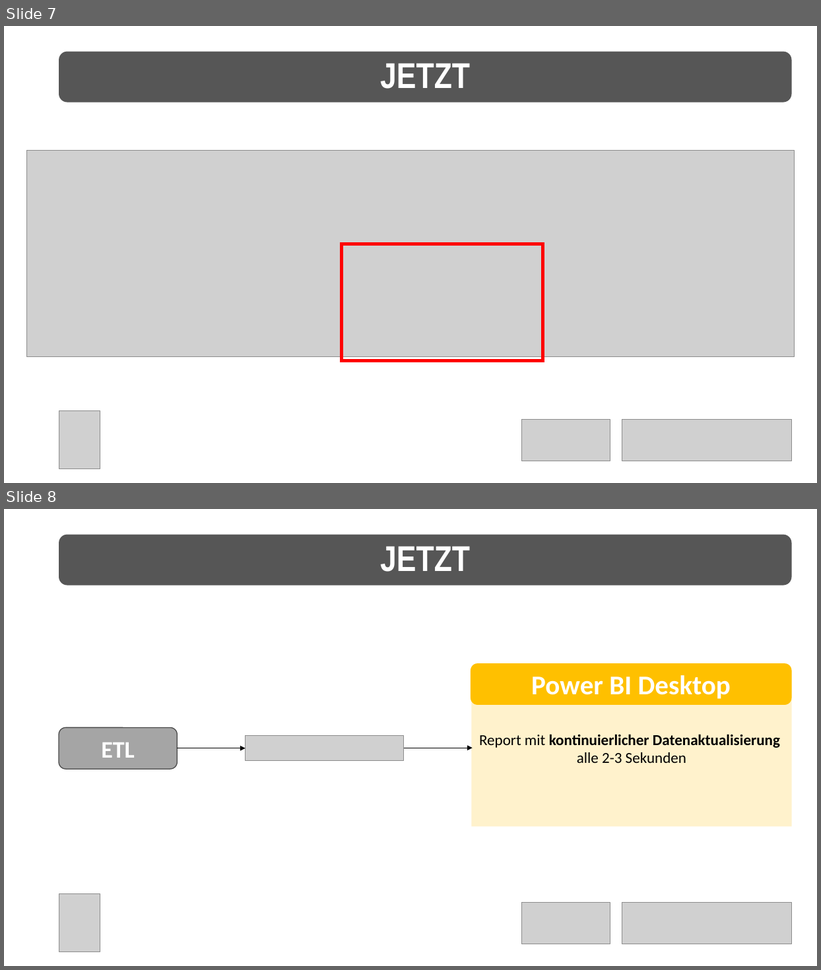
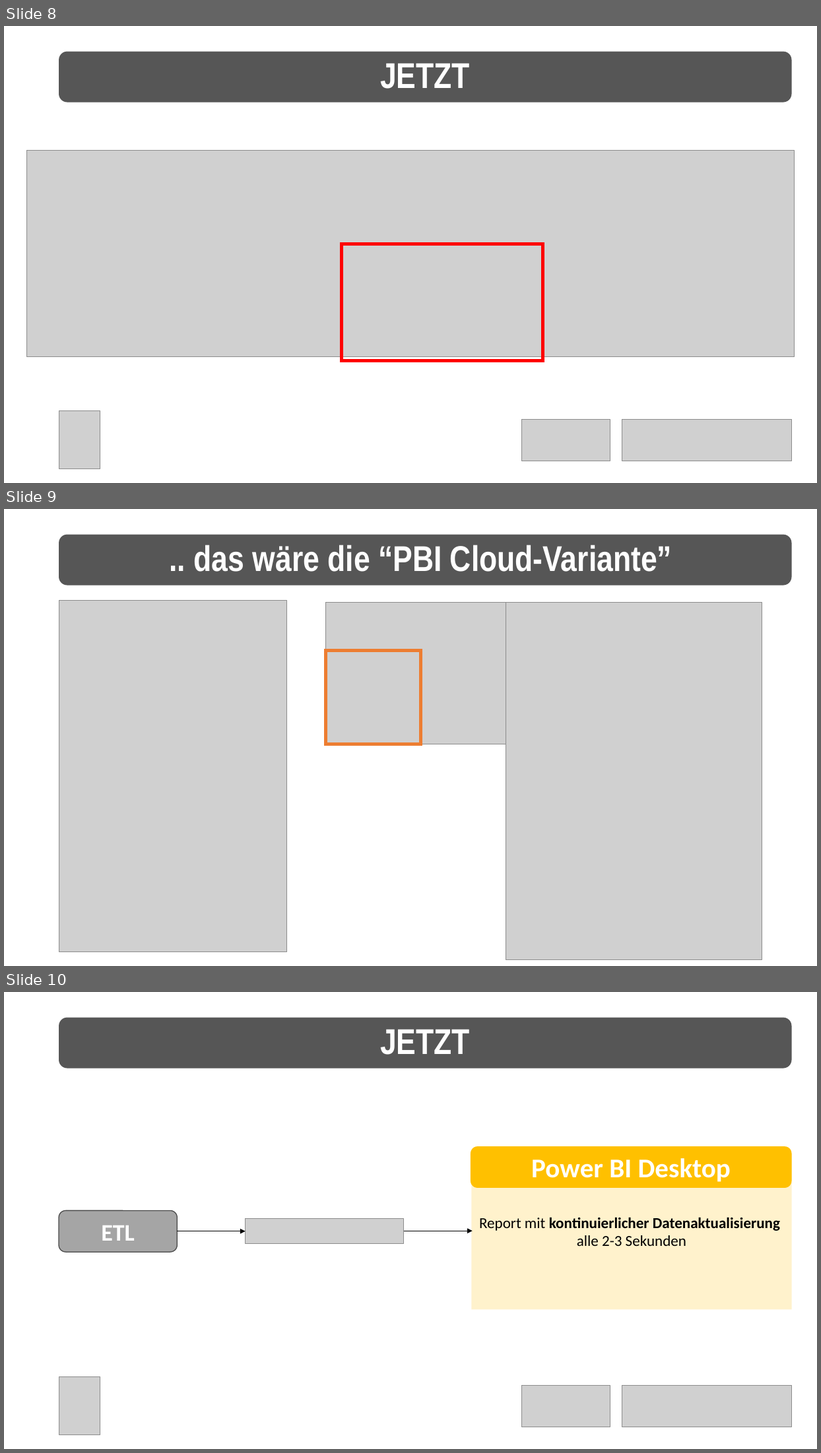
Before and after one commit to net-CDE/presentations, a slide deck: SQLKonferenz2023/mainContent_jul2023.pptx. Shown one above the other, each under a label of ours: slides 7 and 8 before the commit, slides 8, 9 and 10 after it. The pictures are 821x970 and 821x1453 pixels, drawn with LibreOffice and Linux fonts; fonts in the diff are those of the drawing; grey boxes stand for pictures. Boxes give left, top, right and bottom in pixels: in the first picture for what was removed or moved away, otherwise in the second. Text is boxed around its words. In the diff, an @@ line names an element or a change of style, - is before the commit and + after.

```diff
--- a/SQLKonferenz2023/mainContent_jul2023.pptx
+++ b/SQLKonferenz2023/mainContent_jul2023.pptx
@@ slide 9 added at box(4, 509, 817, 966), background #FFFFFF @@
@@ rounded rectangle added at box(59, 535, 792, 586), fill #565656, 42.3 pt, text #FFFFFF, bold @@
+.. das wäre die “PBI Cloud-Variante”
@@ picture added at box(59, 601, 287, 953) @@
@@ picture added at box(326, 602, 593, 745) @@
@@ picture added at box(506, 602, 762, 960) @@
@@ rectangle added at box(326, 650, 421, 745), outline #ED7D31 3.75 pt @@
@@ picture added at box(59, 894, 100, 953) @@
@@ what was slide 7 is now slide 8 @@
@@ what was slide 8 is now slide 10 @@
```
Also in this commit, not shown: 7 slides changed, 2 other slides added.
